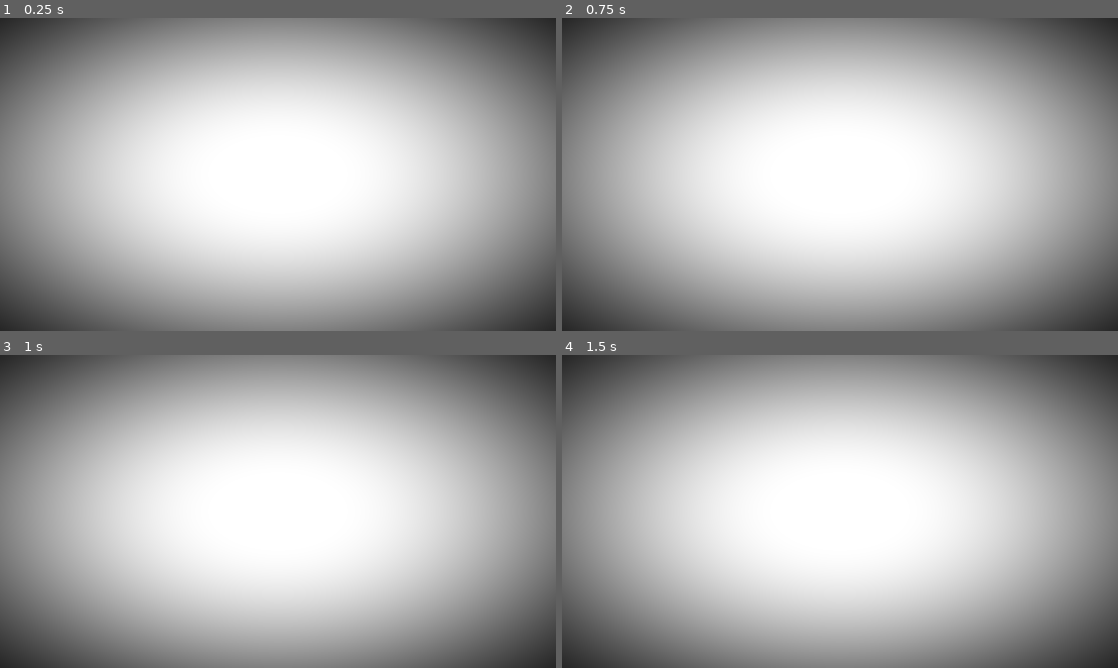
Above: before the commit, frames 1-4 (two rows, left to right).
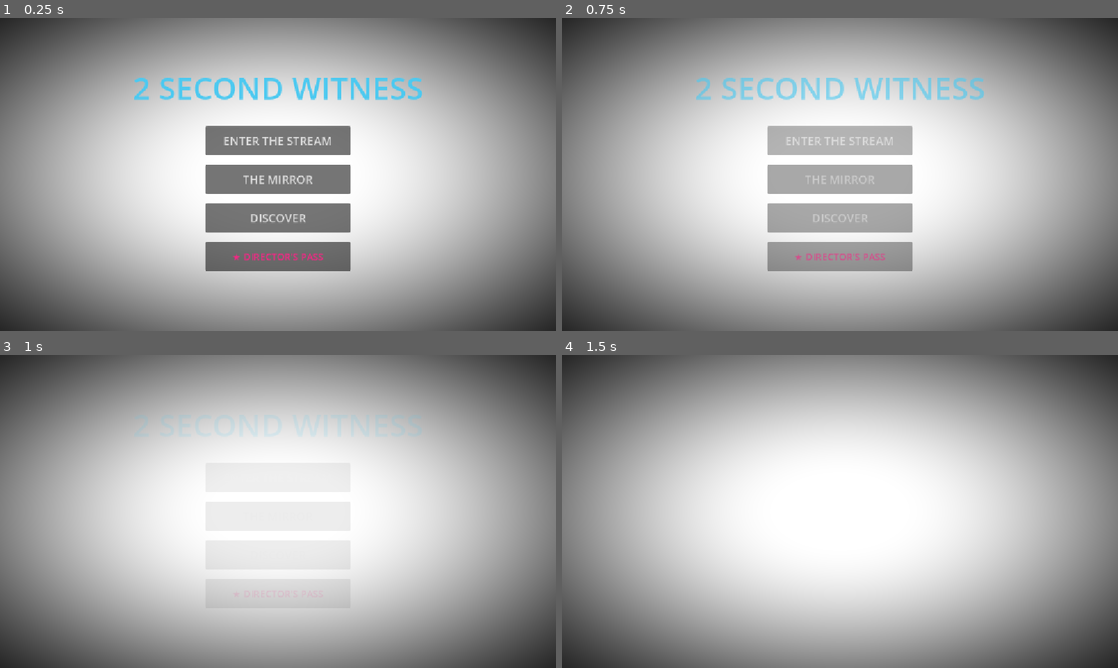
Above: after the commit, the same moments.

Repository: ITTYBITTYBITES/2-second-witness-mobile
Game: Godot game, scene res://MainShell.tscn
Two runs of this game, one before a commit and one after it. Both use one fixed random seed, a clock stepped at 60 frames per second and the inputs below.
Inputs (mouse positions are in pixels of both pictures, inside the frame that each line leads up to):
- Up to frame 1 (0.25 s): no input
- Up to frame 2 (0.75 s): click (840, 140) at 0.5 s, where only the run after the commit has a clickable "ENTER THE STREAM"
- Up to frame 3 (1 s): no input
- Up to frame 4 (1.5 s): move the mouse to (962, 495) at 1.27 s; click (962, 495) at 1.42 s

The runs differ from the first frame. In frame 1, 11% of the frame differs, in the area x 24-76%, y 19-81%; in frame 2, 11%; in frame 3, 0.2%; in frame 4, nothing differs.

Commit message:
feat: complete UI navigation handoff in MainShell and NavigationRouter, enabling dynamic instantiation of LandingScreen, WeeklyFeaturedScreen, and PlayerProfileScreen

Diff:
--- a/app/scripts/MainShell.gd
+++ b/app/scripts/MainShell.gd
@@ -12,51 +12,39 @@
 	print("[KERNEL] MainShell Initialized. Executing Boot Sequence...")
 	print("========================================")
 
-	# Disable processing on visual/interaction layers until boot sequence completes
 	world_layer.process_mode = Node.PROCESS_MODE_DISABLED
 	ui_layer.process_mode = Node.PROCESS_MODE_DISABLED
 
 	_execute_boot_sequence()
 
 func _execute_boot_sequence():
-	# 1. SystemLayer initializes (Implicitly handled by Godot's Autoloads first, but we log the handover)
 	print("[BOOT: 1] SystemLayer initialized.")
 
-	# 2. ThemeManager loads base theme
 	print("[BOOT: 2] ThemeManager compiling base themes.")
-	# Default theme loading is already requested in ThemeManager._ready() deferred, we await the signal to confirm
 	var active_theme = ThemeManager.get_active_theme()
 	if active_theme.is_empty():
 		await ThemeManager.theme_applied
 
-	# 3 & 4. ContentLoader and ContentRegistry (Handled inside their ready states, ensuring baseline exists)
 	print("[BOOT: 3] ContentLoader loading base bundle.")
 	print("[BOOT: 4] ContentRegistry index confirmed.")
-
-	# 5. NavigationRouter becomes active
 	print("[BOOT: 5] NavigationRouter active.")
-
-	# 6. GitHubSyncManager runs (Async, non-blocking)
 	print("[BOOT: 6] GitHubSyncManager async check started.")
 
-
-	# 7. WorldLayer activates
 	print("[BOOT: 7] WorldLayer activating.")
 	world_layer.process_mode = Node.PROCESS_MODE_INHERIT
 
-	# 8 & 9. TunnelLayer spawns chunks & PortalLayer begins streaming
 	print("[BOOT: 8] TunnelLayer spawning chunks.")
 	print("[BOOT: 9] PortalLayer streaming initialized.")
-	# (Triggered inherently by the ThemeManager signal flowing into ChunkManager)
 
-	# 10. UILayer attaches last
 	print("[BOOT: 10] UILayer attaching. Presentation ready.")
 	ui_layer.process_mode = Node.PROCESS_MODE_INHERIT
 
-	# Fade out the transition overlay smoothly (Simulated here)
 	var tween = get_tree().create_tween()
 	tween.tween_property($UILayer/TransitionOverlay, "color:a", 0.0, 1.0)
 
 	print("========================================")
 	print("[KERNEL] System Stable. Handoff to Navigation Engine.")
 	print("========================================")
+
+	# THE CRITICAL HANDOFF: Instantiate and display the Landing Screen UI
+	NavigationRouter.show_landing_screen()
--- a/app/scripts/NavigationRouter.gd
+++ b/app/scripts/NavigationRouter.gd
@@ -2,9 +2,90 @@
 
 signal routed_to(destination: Dictionary)
 
+var active_landing_screen = null
+var active_secondary_screen = null
+
 func _ready():
 	BootTracer.log_init("NavigationRouter")
 	print("NavigationRouter initialized. Awaiting structured events.")
+
+func show_landing_screen():
+	if active_secondary_screen and is_instance_valid(active_secondary_screen):
+		active_secondary_screen.queue_free()
+		active_secondary_screen = null
+
+	if active_landing_screen and is_instance_valid(active_landing_screen):
+		active_landing_screen.show_screen()
+		return
+
+	var landing_scene = load("res://scenes/ui/screens/LandingScreen.tscn")
+	if not landing_scene:
+		push_error("[ROUTER FATAL] LandingScreen.tscn failed to load.")
+		return
+
+	active_landing_screen = landing_scene.instantiate()
+	var ui_layer = get_tree().root.get_node_or_null("MainShell/UILayer/NavigationUI")
+	if not ui_layer:
+		ui_layer = get_tree().root.get_node_or_null("MainShell/UILayer")
+
+	if ui_layer:
+		ui_layer.add_child(active_landing_screen)
+
+	active_landing_screen.play_requested.connect(_on_play_requested)
+	active_landing_screen.profile_requested.connect(_on_profile_requested)
+	active_landing_screen.discover_requested.connect(_on_discover_requested)
+	active_landing_screen.show_screen()
+	print("[ROUTER] Landing Screen instantiated and active.")
+
+func _on_play_requested():
+	print("[ROUTER] Play requested. Hiding menu and entering the stream.")
+	if active_landing_screen:
+		active_landing_screen.hide_screen()
+
+	var portal_mgr = get_tree().root.get_node_or_null("MainShell/WorldLayer/TunnelLayer/Tier3_InteractivePortals/PortalLayerManager")
+	if portal_mgr and portal_mgr.has_method("spawn_lens_portal"):
+		portal_mgr.spawn_lens_portal("0")
+
+func _on_profile_requested():
+	print("[ROUTER] Profile requested. Opening Cognitive Mirror.")
+	if active_landing_screen:
+		active_landing_screen.hide_screen()
+
+	var profile_scene = load("res://scenes/ui/screens/PlayerProfileScreen.tscn")
+	if profile_scene:
+		active_secondary_screen = profile_scene.instantiate()
+		var ui_layer = get_tree().root.get_node_or_null("MainShell/UILayer/NavigationUI")
+		if not ui_layer: ui_layer = get_tree().root.get_node_or_null("MainShell/UILayer")
+		if ui_layer: ui_layer.add_child(active_secondary_screen)
+
+		if active_secondary_screen.has_signal("return_requested"):
+			active_secondary_screen.return_requested.connect(show_landing_screen)
+
+func _on_discover_requested():
+	print("[ROUTER] Discovery requested. Opening Weekly Featured Screen.")
+	if active_landing_screen:
+		active_landing_screen.hide_screen()
+
+	var discover_scene = load("res://scenes/ui/screens/WeeklyFeaturedScreen.tscn")
+	if discover_scene:
+		active_secondary_screen = discover_scene.instantiate()
+		var ui_layer = get_tree().root.get_node_or_null("MainShell/UILayer/NavigationUI")
+		if not ui_layer: ui_layer = get_tree().root.get_node_or_null("MainShell/UILayer")
+		if ui_layer: ui_layer.add_child(active_secondary_screen)
+
+		active_secondary_screen.return_requested.connect(show_landing_screen)
+		active_secondary_screen.play_universe_requested.connect(_on_play_universe_requested)
+
+func _on_play_universe_requested(universe_id: String):
+	print("[ROUTER] Play Universe requested: ", universe_id)
+	if active_secondary_screen:
+		active_secondary_screen.queue_free()
+		active_secondary_screen = null
+
+	ThemeManager.apply_theme(universe_id)
+	var portal_mgr = get_tree().root.get_node_or_null("MainShell/WorldLayer/TunnelLayer/Tier3_InteractivePortals/PortalLayerManager")
+	if portal_mgr and portal_mgr.has_method("spawn_lens_portal"):
+		portal_mgr.spawn_lens_portal("0")
 
 func handle_navigation_event(event: Dictionary):
 	if event.get("type") == "portal_selected":
@@ -44,11 +125,14 @@
 	print("[ROUTER] Cognitive Spike resolved. Checking Ad Gate before Slingshot.")
 
 	if AdManager.check_and_show_ad():
-		# If an ad triggers, wait for it to finish before slingshotting
 		await AdManager.ad_finished
 
 	SystemHealthMonitor.pop_context(SystemHealthMonitor.ExecContext.SCENARIO_ACTIVE)
 	SystemHealthMonitor.queue_telemetry_dump("Post-Scenario Return")
-	var tunnel = get_tree().root.get_node("MainShell/WorldLayer/TunnelLayer")
+	var tunnel = get_tree().root.get_node_or_null("MainShell/WorldLayer/TunnelLayer")
 	if tunnel and tunnel.has_method("trigger_slingshot"):
 		tunnel.trigger_slingshot()
+
+	var portal_mgr = get_tree().root.get_node_or_null("MainShell/WorldLayer/TunnelLayer/Tier3_InteractivePortals/PortalLayerManager")
+	if portal_mgr and portal_mgr.has_method("spawn_lens_portal"):
+		portal_mgr.spawn_lens_portal("0")
--- a/app/scripts/ui/screens/PlayerProfileScreen.gd
+++ b/app/scripts/ui/screens/PlayerProfileScreen.gd
@@ -1,4 +1,6 @@
 extends CanvasLayer
+
+signal return_requested
 
 @onready var lifetime_label = $PanelContainer/MarginContainer/VBoxContainer/Header/LifetimeLabel
 @onready var insights_container = $PanelContainer/MarginContainer/VBoxContainer/InsightsContainer
@@ -35,6 +37,26 @@
 
 		insights_container.add_child(lbl)
 
+	var btn_return = Button.new()
+	btn_return.custom_minimum_size = Vector2(0, 50)
+	btn_return.text = "RETURN TO MENU"
+	btn_return.add_theme_font_size_override("font_size", 20)
+	var style = StyleBoxFlat.new()
+	style.bg_color = Color(0.1, 0.2, 0.3)
+	style.corner_radius_top_left = 12
+	style.corner_radius_top_right = 12
+	style.corner_radius_bottom_left = 12
+	style.corner_radius_bottom_right = 12
+	btn_return.add_theme_stylebox_override("normal", style)
+	btn_return.add_theme_stylebox_override("hover", style.duplicate())
+	btn_return.add_theme_stylebox_override("pressed", style.duplicate())
+	btn_return.pressed.connect(func():
+		AudioManager.play_sfx("ui_click")
+		AdManager.hide_banner()
+		return_requested.emit()
+	)
+	insights_container.add_child(btn_return)
+
 	var panel = $PanelContainer
 	panel.modulate.a = 0
 	panel.position.y += 50
